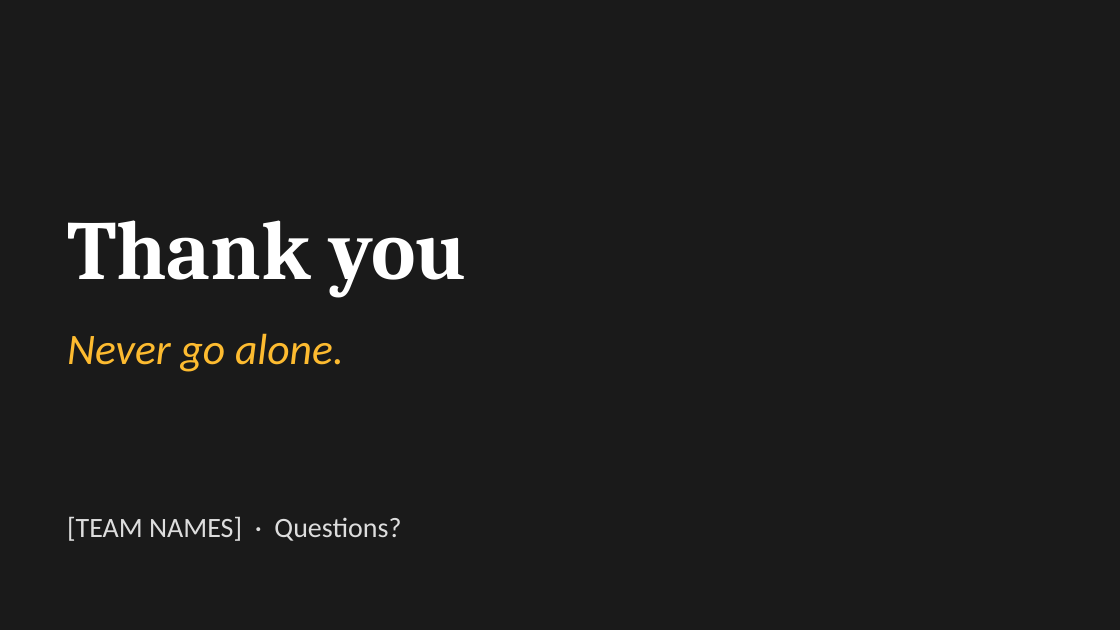
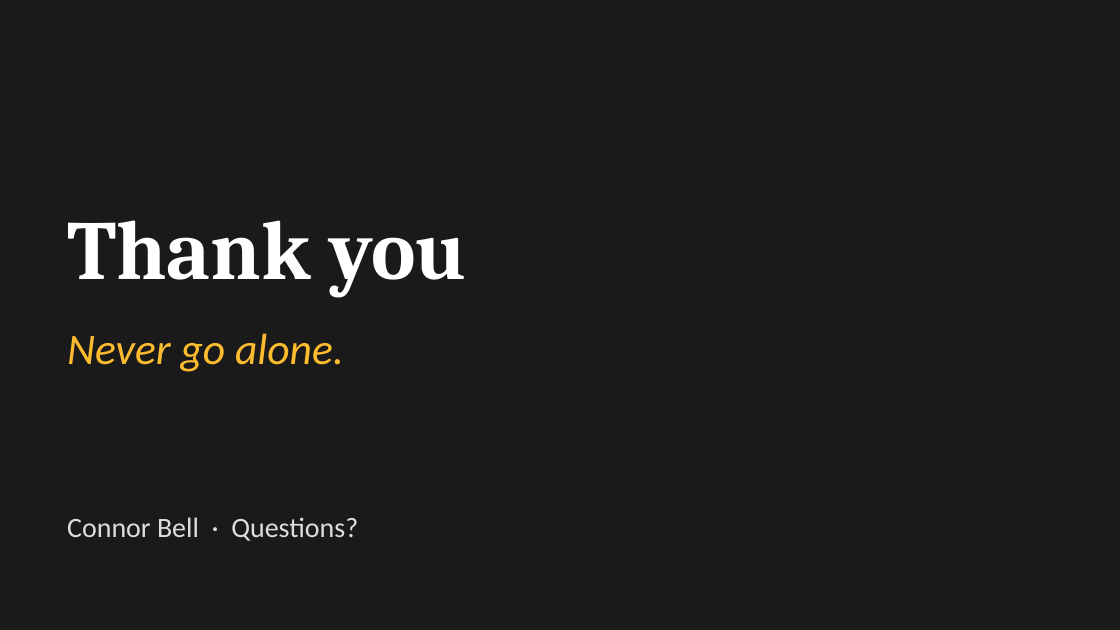
Before and after one commit to cbell108/guild, a slide deck: slide 14 of docs/deck/campus-hangouts.pptx (slide 13 before the commit). Drawn at 1120x630 pixels with LibreOffice and Linux fonts; fonts in the diff are those of the drawing. Boxes give left, top, right and bottom in pixels: in the first picture for what was removed or moved away, otherwise in the second. Text is boxed around its words. In the diff, an @@ line names an element or a change of style, - is before the commit and + after.

```diff
--- a/docs/deck/campus-hangouts.pptx
+++ b/docs/deck/campus-hangouts.pptx
@@ text at box(67, 517, 358, 541): text changed @@
-[TEAM NAMES] · Questions?
+Connor Bell · Questions?
```
Also in this commit, not shown: 3 other slides changed, 1 slide added, 7 other files.
